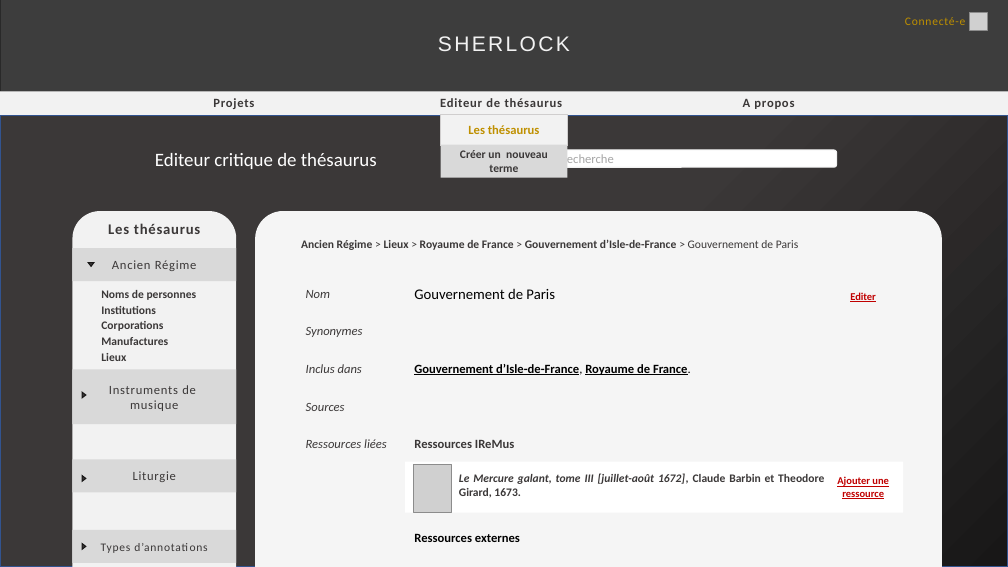
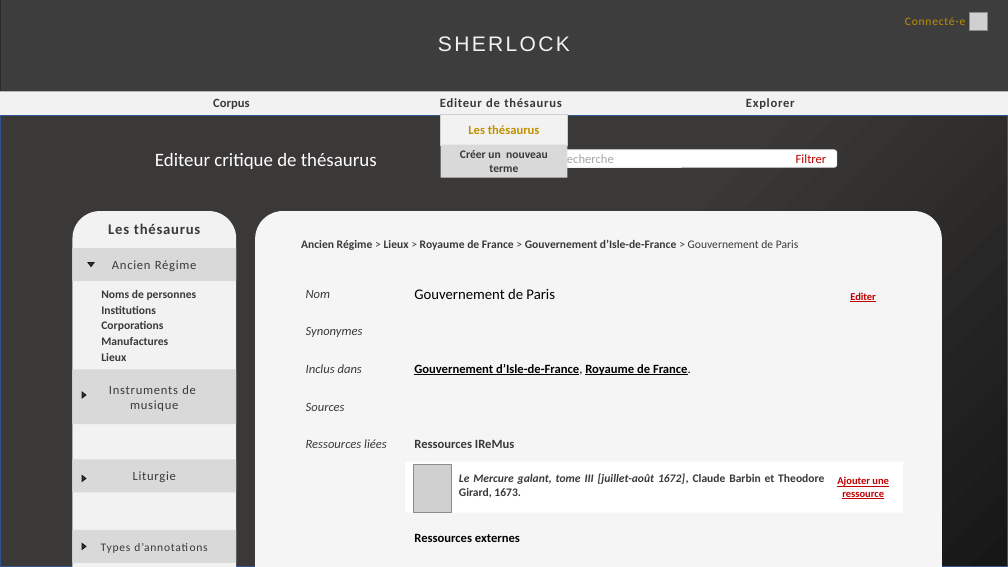
Before and after one commit to Amleth/SHERLOCK, a slide deck: slide 8 of modélisation/mercure-galant-thésaurus-ancien-régime/Ecrans.pptx (slide 6 before the commit). Drawn at 1008x567 pixels with LibreOffice and Linux fonts; fonts in the diff are those of the drawing; grey boxes stand for pictures. Boxes give left, top, right and bottom in pixels: in the first picture for what was removed or moved away, otherwise in the second. Text is boxed around its words. In the diff, an @@ line names an element or a change of style, - is before the commit and + after.

```diff
--- a/modélisation/mercure-galant-thésaurus-ancien-régime/Ecrans.pptx
+++ b/modélisation/mercure-galant-thésaurus-ancien-régime/Ecrans.pptx
@@ text in rectangle at [213, 98, 795, 109]: text changed @@
-Projets Editeur de thésaurus A propos
+Corpus Editeur de thésaurus Explorer
@@ text in rounded rectangle at [560, 154, 827, 163]: text changed @@
-Recherche
+Recherche Filtrer
```
Also in this commit, not shown: 7 other slides changed, 2 slides added, 1 other file.
